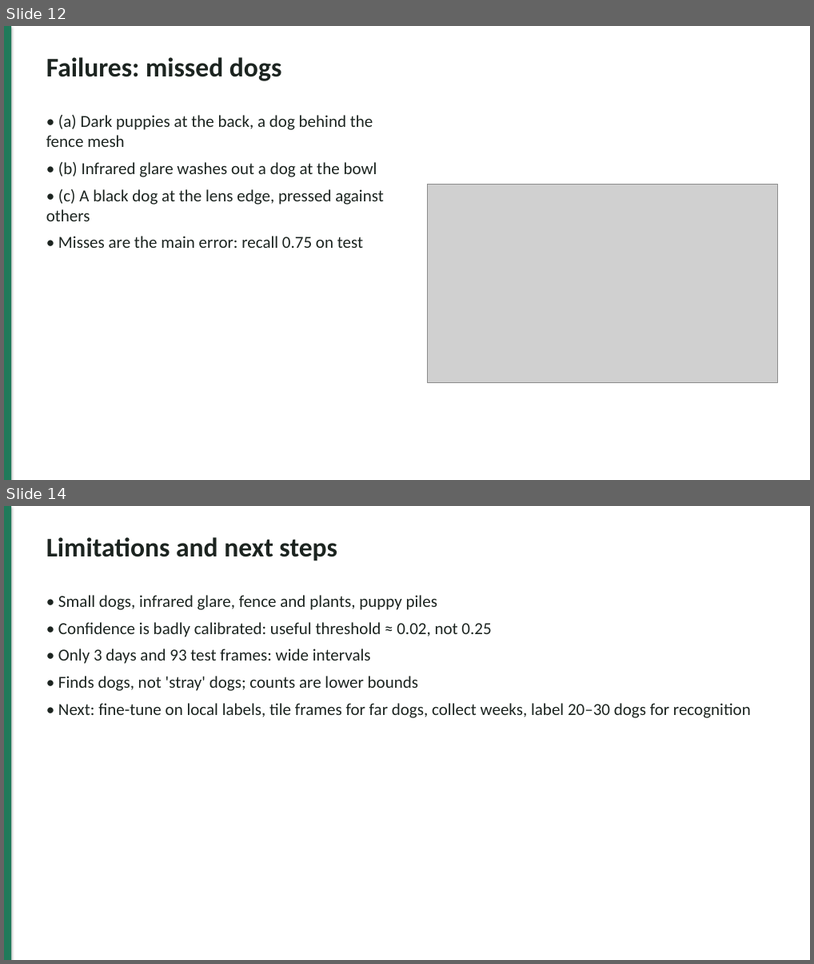
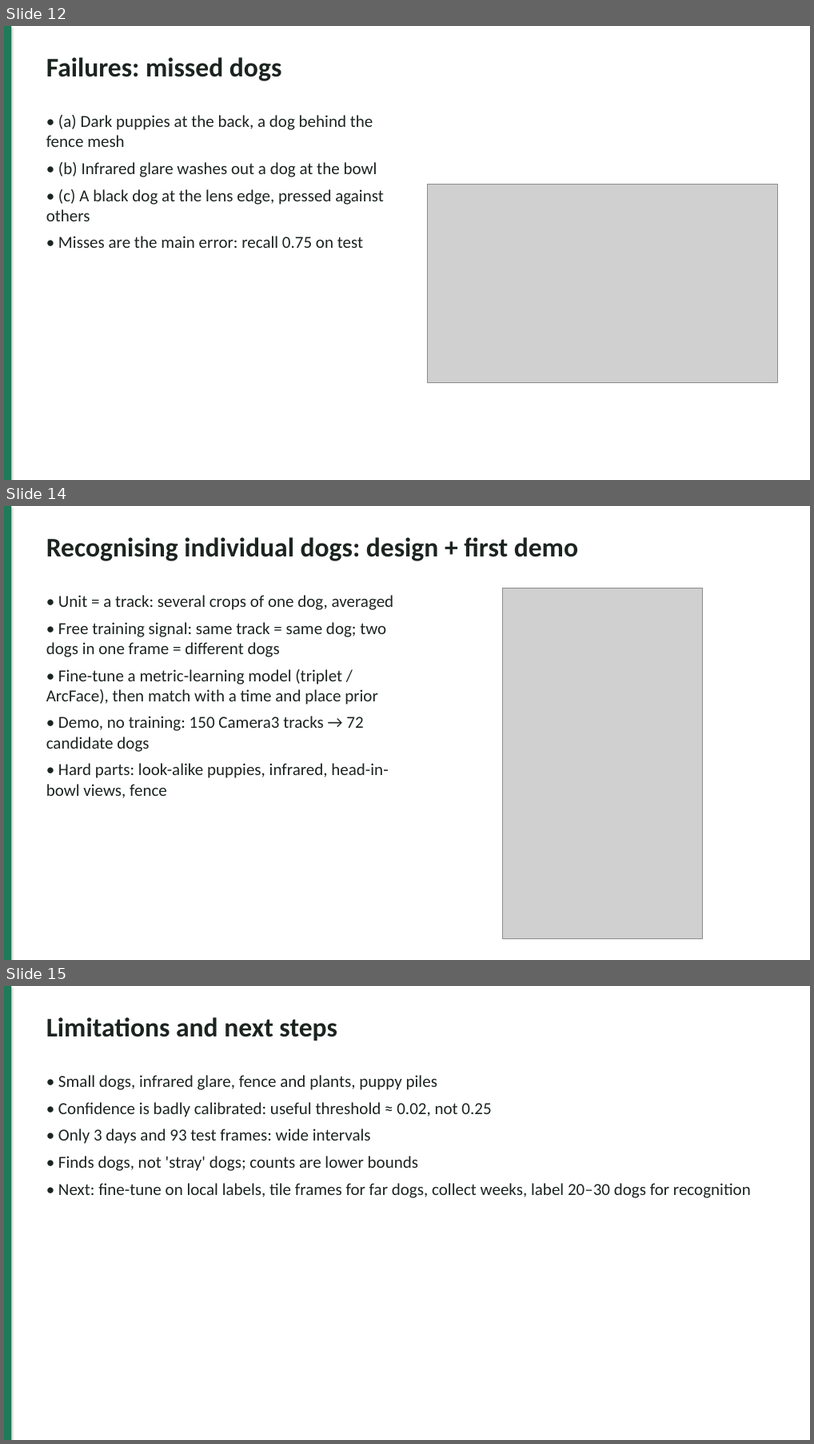
Before and after one commit to Epp-ppE/stray-dog-detection, a slide deck: slides/slides.pptx. Shown one above the other, each under a label of ours: slides 12 and 14 before the commit, slides 12, 14 and 15 after it; the slides between them are not shown. The pictures are 814x964 and 814x1444 pixels, drawn with LibreOffice and Linux fonts; fonts in the diff are those of the drawing; grey boxes stand for pictures. Boxes give left, top, right and bottom in pixels: in the first picture for what was removed or moved away, otherwise in the second. Text is boxed around its words. In the diff, an @@ line names an element or a change of style, - is before the commit and + after.

Commit message:
Final full run: YOLO11m@960 on all clips, tuned tracking, statistics and recognition demo
Fill in the report's tracking, statistics and recognition sections, update README and
slides with the final numbers, and add the docs-build packages to requirements.

```diff
--- a/slides/slides.pptx
+++ b/slides/slides.pptx
@@ slide 14 added at box(4, 506, 810, 960), background #FFFFFF @@
@@ rectangle added at box(4, 506, 11, 960), fill #1F7A5A @@
@@ text added at box(46, 537, 578, 561), 32 pt, text #1C2420, bold @@
+Recognising individual dogs: design + first demo
@@ text added at box(46, 595, 394, 798), 20 pt, text #1C2420 @@
+• Unit = a track: several crops of one dog, averaged
+• Free training signal: same track = same dog; two dogs in one frame = different dogs
+• Fine-tune a metric-learning model (triplet / ArcFace), then match with a time and place prior
+• Demo, no training: 150 Camera3 tracks → 72 candidate dogs
+• Hard parts: look-alike puppies, infrared, head-in-bowl views, fence
@@ picture added at box(503, 588, 702, 939) @@
@@ what was slide 14 is now slide 15 @@
```
Also in this commit, not shown: 1 slide changed, 32 other files.
